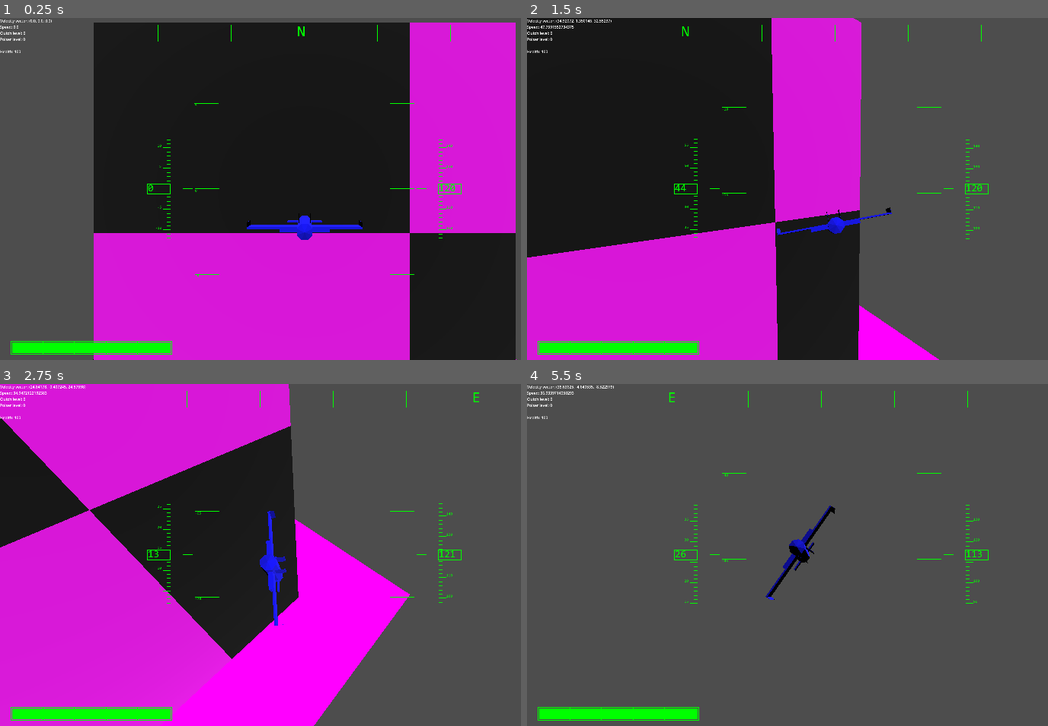
Above: before the commit, frames 1-4 (two rows, left to right).
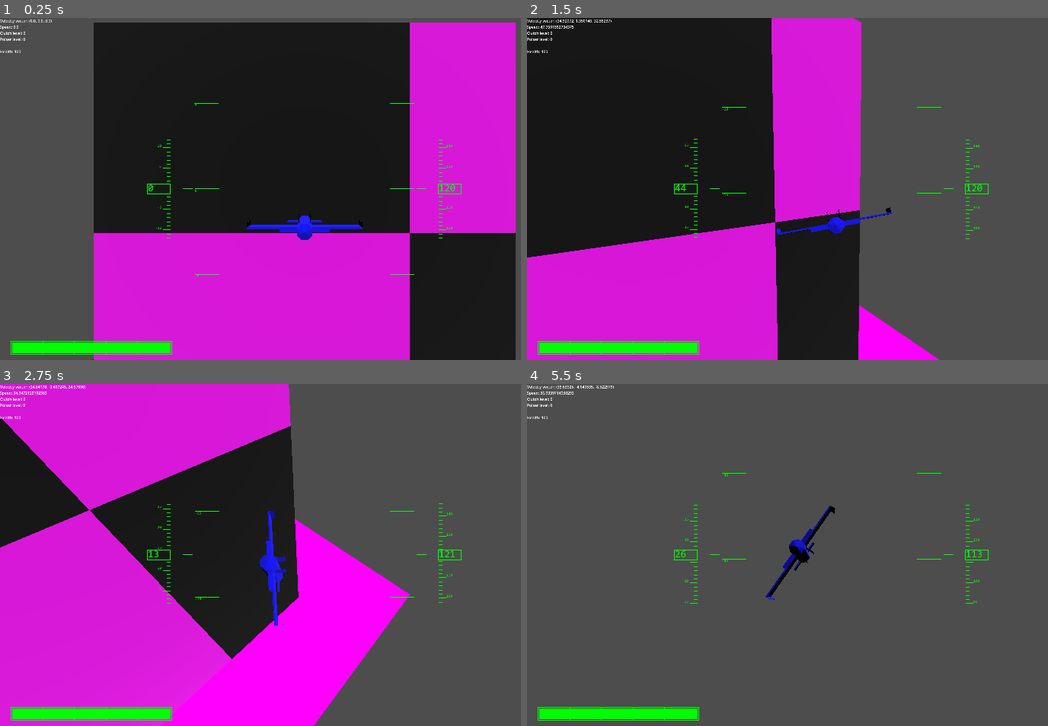
Above: after the commit, the same moments.

Repository: voidstarjms/shimmer
Game: Godot game, scene res://main.tscn
Same seed, same stepped clock (60 frames per second), same inputs: the game is played once before the commit and once after it.
Inputs:
- Up to frame 1 (0.25 s): no input
- Up to frame 2 (1.5 s): tap Enter at 0.5 s; hold E (strafe_right) 0.53-1.28 s; tap Space (dash) at 0.6 s; hold I (pitch_down) from 1.28 s (still down); tap A (roll_ccw) at 1.35 s
- Up to frame 3 (2.75 s): release I (pitch_down) at 2.03 s; hold E (strafe_right) from 2.03 s (still down); hold D (roll_cw) from 2.03 s (still down)
- Up to frame 4 (5.5 s): release E (strafe_right) at 2.78 s; release D (roll_cw) at 2.78 s; hold K (pitch_up) 2.78-3.53 s; tap Shift at 2.85 s; hold Q (strafe_left) 3.53-5.03 s; tap Space (dash) at 3.6 s; tap A (roll_ccw) at 4.35 s; hold I (pitch_down) from 5.03 s (still down); hold D (roll_cw) from 5.03 s (still down)

The runs differ from the first frame. In frame 1, less than 0.1% of the frame differs, in the area x 30-87%, y 2-7%; in frame 2, less than 0.1%, in the area x 29-88%, y 2-7%; in frame 3, less than 0.1%; in frame 4, less than 0.1%.

Commit message:
Worked on compass UI object (development halted), began work on sliding arrow UI object

Diff:
--- a/gui.gd
+++ b/gui.gd
@@ -5,6 +5,7 @@
 const pi_over_2 = PI / 2
 const sqrt2_over_2 = sqrt(2) / 2
 const compass_rose = ["N", "E", "S", "W"]
+const UI_font_path = "res://CONSOLA.TTF"
 
 var pitch_ladder : PitchLadder
 var heading_indicator : HeadingGauge
@@ -63,7 +64,7 @@
 
 		# Initialize pitch marker text
 		label_list = Array()
-		var font = load("res://CONSOLA.TTF")
+		var font = load(UI_font_path)
 		for i in max_visible_rungs:
 			var label = Label.new()
 			label.add_theme_font_override("font", font)
@@ -132,29 +133,58 @@
 class HeadingGauge extends TextScalable:
 	var pos : Vector2 # Fraction of screen size
 	var sz : Vector2 # Fraction of screen size
+	var marker_distance # Fraction of object size
 	var subdivision_count
-
-	func _init(p : Vector2, s : Vector2, subdiv_count : int, base_fnt_sz : int, color : Color):
+	var marker_frequency
+	var angle_marker_increment
+	var label_distance
+	var visible_labels
+	var invisible_labels
+	var angle_divisor
+	var prev_angle = 0
+
+	func _init(p : Vector2, s : Vector2, mark_dist : float, subdiv_count : int, marker_freq : int, color : Color, view_rect : Rect2):
 		pos = p
 		sz = s
+		marker_distance = mark_dist
 		subdivision_count = subdiv_count
+		marker_frequency = marker_freq
+		angle_marker_increment = int(90.0 / subdivision_count * marker_freq)
 		base_font_size = 1
+		label_distance = marker_distance * marker_frequency
+		angle_divisor = marker_frequency * (sz.x) / marker_distance
+		var wx = view_rect.size.x
+		var wy = view_rect.size.y
+		var px = wx * p.x
+		var py = wy * p.y
+		var sx = wx * s.x
+		var sy = wy * s.y
+		var center = px + sx / 2
 
 		label_list = Array()
-		var font = load("res://CONSOLA.TTF")
-		for i in 4:
+		visible_labels = Array()
+		invisible_labels = Array()
+		var font = load(UI_font_path)
+		var leftmost_label_x = center - (floor(sz.x / label_distance) - 1) * label_distance * sx
+		var leftmost_label_val = -(floor(sz.x / label_distance) - 1) * angle_marker_increment
+		for i in int(ceil(1 / label_distance) + 1):
 			var label = Label.new()
-			label.text = compass_rose[i]
+			label.position = Vector2(leftmost_label_x + i * label_distance * sx, py + sy)
+			if label.position.x > px + sx:
+				label.visible = false
+				invisible_labels.append(label)
+			else:
+				visible_labels.append(label)
+			label.text = str(int(fposmod(leftmost_label_val + i * angle_marker_increment, 360)))
 			label.theme = Theme.new()
 			label.horizontal_alignment = HORIZONTAL_ALIGNMENT_LEFT
 			label.vertical_alignment = VERTICAL_ALIGNMENT_TOP
-			label.size = Vector2(base_fnt_sz, 1.5 * base_fnt_sz)
 			label.add_theme_font_override("font", font)
-			label.add_theme_font_size_override("font_size", base_font_size)
 			label.set("theme_override_colors/font_color", color)
 			label_list.append(label)
 			add_child(label)
-		base_label_size = label_list[0].size
+		base_label_size = view_rect.size
+		base_font_size = label_list[0].get_theme_font_size("font_size")
 
 	func construct(fwd_vec : Vector3, view_rect : Rect2):
 		var wx = view_rect.size.x
@@ -163,27 +193,58 @@
 		var py = pos.y * wy
 		var sx = sz.x * wx
 		var sy = sz.y * wy
-
 		var ret_arr = Array()
-
 		var heading_vec = Vector3(fwd_vec.x, 0, fwd_vec.z).normalized()
-		for i in 4:
-			label_list[i].visible = false
-		for i in 4 * subdivision_count:
-			var marker_vec = Vector3.BACK.rotated(Vector3.UP, i * 3.0 / subdivision_count * pi_over_6)
-			var marker_angle = marker_vec.signed_angle_to(heading_vec, Vector3.DOWN)
-			if abs(marker_angle) > pi_over_4:
+		var heading_angle = Vector3.BACK.signed_angle_to(heading_vec, Vector3.DOWN)
+		if heading_angle < 0:
+			heading_angle += TAU
+		if heading_angle > TAU:
+			heading_angle -= TAU
+		var clamped_heading_angle = fmod(heading_angle / angle_divisor, pi_over_2 / angle_divisor)
+		print(rad_to_deg(heading_angle))
+		var clamped_heading_vec = Vector3.BACK.rotated(Vector3.DOWN, clamped_heading_angle)
+		var center = px + sx / 2
+
+		#for i in label_list:
+			#i.visible = false
+		for i in 2 * subdivision_count:
+			var marker_vec = Vector3.BACK.rotated(Vector3.UP, i * pi_over_4 / subdivision_count - pi_over_4)
+			var marker_angle = marker_vec.signed_angle_to(clamped_heading_vec, Vector3.DOWN)
+			var marker_horiz_offset = Vector2.RIGHT * sx / 2 * marker_distance * marker_angle * 90.0 / subdivision_count
+			if marker_horiz_offset.x > sx / 2:
+				break
+			if marker_horiz_offset.x < -sx / 2:
 				continue
-			var marker_horiz_offset = Vector2.RIGHT * sx / 2 * marker_angle / pi_over_4
-
-			if i % subdivision_count == 0:
-				ret_arr.append(null)
-				var current_compass_text : Label = label_list[(i / subdivision_count) % 4]
-				current_compass_text.visible = true
-				var fnt_size = current_compass_text.get_theme_font_size("font_size")
-				current_compass_text.position = Vector2(wx / 2, py) + marker_horiz_offset - Vector2(fnt_size / 2, 0)
+
+			ret_arr.append([Vector2(wx / 2, py) + marker_horiz_offset, Vector2(wx / 2, py + sy) + marker_horiz_offset])
+
+		var label_pos_change = (heading_angle - fmod(prev_angle, TAU)) * label_distance * sx / 2 * (1 / (marker_frequency * label_distance))
+
+		var visible_label_ix = 0
+		while visible_label_ix < len(visible_labels):
+			var label = visible_labels[visible_label_ix]
+			label.position.x += label_pos_change
+			if label.position.x < px or label.position.x > px + sx:
+				invisible_labels.append(visible_labels.pop_at(visible_label_ix))
+				label.visible = false
 			else:
-				ret_arr.append([Vector2(wx / 2, py) + marker_horiz_offset, Vector2(wx / 2, py + sy) + marker_horiz_offset])
+				visible_label_ix += 1
+
+		if visible_labels[0].position.x - label_distance * sx > px:
+			var new_label = invisible_labels.pop_back()
+			new_label.visible = true
+			new_label.text = str(int(fposmod(float(visible_labels[0].text) - angle_marker_increment, 360)))
+			new_label.position = Vector2(visible_labels[0].position.x - label_distance * sx, py + sy)
+			visible_labels.push_front(new_label)
+		var rightmost_label = visible_labels[len(visible_labels) - 1]
+		if rightmost_label.position.x + label_distance * sx < px + sx:
+			var new_label = invisible_labels.pop_back()
+			new_label.visible = true
+			new_label.text = str(int(fposmod(float(rightmost_label.text) + angle_marker_increment, 360)))
+			new_label.position = Vector2(rightmost_label.position.x + label_distance * sx, py + sy)
+			visible_labels.push_back(new_label)
+
+		prev_angle = heading_angle
 
 		return ret_arr
 
@@ -213,7 +274,7 @@
 		var minor_tick_count = int(1.0 / minor_tick_gap)
 		var major_tick_count = int(minor_tick_count / major_tick_freq)
 		label_list = Array()
-		var font = load("res://CONSOLA.TTF")
+		var font = load(UI_font_path)
 		for i in major_tick_count + 1:
 			var label : Label = Label.new()
 			label.add_theme_font_override("font", font)
@@ -222,10 +283,10 @@
 			add_child(label)
 		base_label_size = view_rect.size
 		base_font_size = label_list[0].get_theme_font_size("font_size")
-		## TESTING
-		var font_id : RID = label_list[0].get_theme_font("font").get_rid()
-		var ts = TextServerManager.get_primary_interface()
-		var glyph_ix = ts.font_get_glyph_index(font_id, base_font_size, "0".unicode_at(0), 0)
+		## TESTING get exact glyph sizes
+		#var font_id : RID = label_list[0].get_theme_font("font").get_rid()
+		#var ts = TextServerManager.get_primary_interface()
+		#var glyph_ix = ts.font_get_glyph_index(font_id, base_font_size, "0".unicode_at(0), 0)
 		#print(ts.font_get_glyph_size(font_id, Vector2i(base_font_size, base_font_size), glyph_ix))
 
 		# Default value box params
@@ -268,6 +329,8 @@
 		var absolute_offset = meter_capacity * tape_value_offset
 		metered_value -= absolute_offset
 		var base_major_tick_value = ceil(metered_value / gap_value) * gap_value
+		if nve_allowed == false:
+			base_major_tick_value = max(base_major_tick_value, 0)
 		var major_tick_index = 0
 		var mark_arr = Array()
 		for i in range(-major_tick_freq, tick_count + major_tick_freq):
@@ -330,9 +393,8 @@
 		var wx = view_rect.size.x
 		var wy = view_rect.size.y
 		var pos_absolute = Vector2(wx * pos.x, wy * pos.y)
-		var sz_absolute = Vector2(wx * sz.x, wy * sz.y)
 		var label = Label.new()
-		label.add_theme_font_override("font", load("res://CONSOLA.TTF"))
+		label.add_theme_font_override("font", load(UI_font_path))
 		label.add_theme_color_override("font_color", label_color)
 		label.add_theme_font_size_override("font_size", int(sz.y * wy))
 		label.position = pos_absolute
@@ -346,7 +408,6 @@
 		var wx = view_rect.size.x
 		var wy = view_rect.size.y
 		var pos_absolute = Vector2(wx * pos.x, wy * pos.y)
-		var sz_absolute = Vector2(wx * sz.x, wy * sz.y)
 		label_list[0].position = pos_absolute
 		return Rect2(Vector2(pos.x * wx, pos.y * wy), Vector2(sz.x * wx, sz.y * wy))
 
@@ -510,10 +571,46 @@
 		for i in flash_observer_list:
 			i.update()
 
+class SlidingArrowGauge extends TextScalable:
+	var pos
+	var sz
+	var orientation
+	var value
+	var max_value
+	var tick_spacing
+
+	func _init(p : Vector2, s : Vector2, orient : int, max_val : int, tick_spc : float, label_color : Color, view_rect : Rect2):
+		var wx = view_rect.size.x
+		var wy = view_rect.size.y
+
+		pos = p
+		sz = s
+		orientation = orient
+		max_value = max_val
+		tick_spacing = tick_spc
+		var font = load(UI_font_path)
+		# Create lower valued label
+		var label = Label.new()
+		label.add_theme_font_override("font", font)
+		label.add_theme_color_override("font_color", label_color)
+		label.add_theme_font_size_override("font_size", int(sz.y * wy))
+		label.text = str(-max_value)
+		# Create upper valued label
+		label = Label.new()
+		label.add_theme_font_override("font", font)
+		label.add_theme_color_override("font_color", label_color)
+		label.add_theme_font_size_override("font_size", int(sz.y * wy))
+		label.text = str(max_value)
+
+		label_list.add(Label.new())
+
+	func set_max_value(new_value: int):
+		max_value = new_value
+
 func _on_window_resized():
 	var view_rect = get_viewport_rect()
 	pitch_ladder.resize_text(view_rect)
-	heading_indicator.resize_text(view_rect)
+	#heading_indicator.resize_text(view_rect)
 	speed_tape.resize_text(view_rect)
 	altimeter_tape.resize_text(view_rect)
 	speed_box.resize_text(view_rect)
@@ -526,8 +623,8 @@
 	pitch_ladder.set_label_color(gui_color)
 	self.add_child(pitch_ladder)
 
-	heading_indicator = HeadingGauge.new(Vector2(0.2, 0.02), Vector2(0.6, 0.05), 5, 40, gui_color)
-	self.add_child(heading_indicator)
+	#heading_indicator = HeadingGauge.new(Vector2(0.2, 0.02), Vector2(0.6, 0.03), 0.2, 6, 1, gui_color, view_rect)
+	#self.add_child(heading_indicator)
 
 	var speed_tape_x = 0.2675
 	var speed_tape_y = 0.35
@@ -578,7 +675,7 @@
 	get_window().size_changed.connect(_on_window_resized)
 	_on_window_resized()
 
-func _process(delta: float) -> void:
+func _physics_process(delta: float) -> void:
 	queue_redraw()
 
 func update_health_bar(val : int) -> void:
@@ -598,10 +695,10 @@
 		draw_line(i[0][0], i[0][1], gui_color)
 		draw_line(i[1][0], i[1][1], gui_color)
 
-	var compass_data = heading_indicator.construct(raw_fwd, view_rect)
-	for i in compass_data:
-		if i != null:
-			draw_line(i[0], i[1], gui_color)
+	#var compass_data = heading_indicator.construct(raw_fwd, view_rect)
+	#for i in compass_data:
+		#if i != null:
+			#draw_line(i[0], i[1], gui_color)
 
 	# Draw speed tape
 	var unsigned_fwd_vel = $"../../ZealousJay".vel_vec.project(raw_fwd).length()
